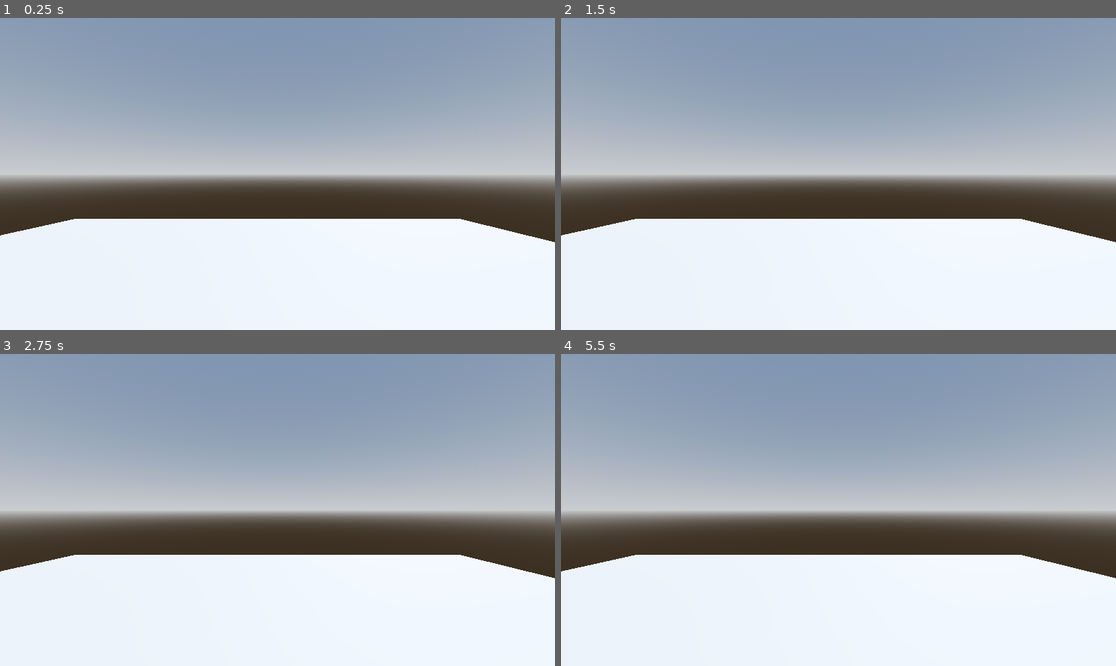
Above: before the commit, frames 1-4 (two rows, left to right).
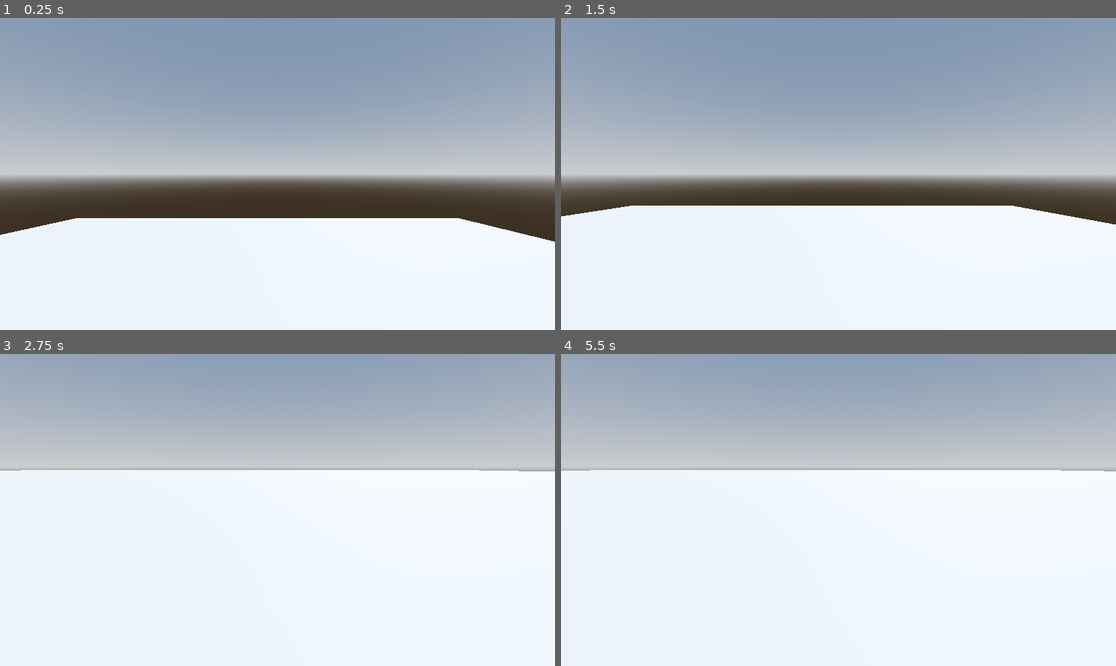
Above: after the commit, the same moments.

Repository: Riley2512/Food-Runner-
Game: Godot game, scene res://3DLevel.tscn
Two runs of this game, one before a commit and one after it. Both use one fixed random seed, a clock stepped at 60 frames per second and the inputs below.
Inputs (mouse positions are in pixels of both pictures, inside the frame that each line leads up to):
- Up to frame 1 (0.25 s): no input
- Up to frame 2 (1.5 s): tap Enter (ui_accept) at 0.5, 0.77 s; move the mouse to (960, 158) at 0.52 s; hold R (move_right) 0.53-1.28 s; tap Z at 0.6, 1.35 s; click (960, 158) at 0.67 s; move the mouse to (727, 189) at 1.27 s; hold S (move_back) from 1.28 s (still down); click (727, 189) at 1.42 s
- Up to frame 3 (2.75 s): tap Enter (ui_accept) at 1.52 s; move the mouse to (333, 441) at 2.02 s; release S (move_back) at 2.03 s; hold R (move_right) from 2.03 s (still down); tap Z at 2.1 s; click (333, 441) at 2.17 s
- Up to frame 4 (5.5 s): move the mouse to (810, 572) at 2.77 s; release R (move_right) at 2.78 s; hold W (move_forward) 2.78-3.53 s; tap Z every 0.75 s from 2.85 to 5.1 s; click (810, 572) at 2.92 s; tap Enter (ui_accept) at 3.02, 3.5, 3.77, 4.25, 4.52, 5 s; move the mouse to (1005, 556) at 3.52 s; hold A (move_left) 3.53-5.03 s; click (1005, 556) at 3.67 s; move the mouse to (672, 463) at 4.27 s; click (672, 463) at 4.42 s; move the mouse to (866, 510) at 5.02 s; hold S (move_back) from 5.03 s (still down); click (866, 510) at 5.17 s

The runs differ from the first frame. In frame 1, 0.2% of the frame differs, in the area x 0-100%, y 64-72%; in frame 2, 4.4%; in frame 3, 45%; in frame 4, 45%, in the area x 0-100%, y 16-72%.
Error before the commit: Parse Error: Function "get_camera" has the same name as a previously declared function. (res://Player.gd:107)

Commit message:
just made jump lookigna round and fixing movement with my code for my 3d game food runner

Diff:
--- a/player.gd
+++ b/player.gd
@@ -5,58 +5,52 @@
 @onready var camera: Camera3D = $Neck/Camera3D
 
 # --- Movement ---
-const WALK_SPEED  = 5.0
-const JUMP_FORCE  = 5.0
-const GRAVITY     = 9.8
+const WALK_SPEED    = 10.0
+const JUMP_FORCE    = 5.0
+const GRAVITY       = 9.8
+const ACCEL         = 15.0
+const DECEL         = 20.0
 
 # --- Mouse Look ---
 const MOUSE_SENSITIVITY = 0.002
 var is_looking := false
 
-# --- Camera Zoom ---
-const ZOOM_MIN    = 0.0   # First person
-const ZOOM_MAX    = 6.0   # Max third person distance
-const ZOOM_STEP   = 0.5
-var zoom_distance := 0.0
+# --- Camera Modes ---
+const FOV_FIRST     = 75.0
+const FOV_THIRD     = 65.0
 
+# First person: inside the head
+const CAM_FIRST_POS = Vector3(0, 0, 0)
+const CAM_FIRST_ROT = Vector3(0, 0, 0)
+
+# Third person: pull back and up behind player
+const CAM_THIRD_POS = Vector3(0, 1.5, 4.0)
+const CAM_THIRD_ROT = Vector3(-10, 0, 0)  # slight downward angle
+
+var is_third_person := false
 
 func _ready() -> void:
-	_apply_zoom()
-
+	Input.set_mouse_mode(Input.MOUSE_MODE_VISIBLE)
+	_apply_camera_mode()
 
 func _unhandled_input(event: InputEvent) -> void:
-	# Right-click to look
+	# --- Z to toggle first / third person ---
+	if event is InputEventKey and event.pressed and event.keycode == KEY_Z:
+		is_third_person = !is_third_person
+		_apply_camera_mode()
+
+	# --- Right-click to look ---
 	if event is InputEventMouseButton and event.button_index == MOUSE_BUTTON_RIGHT:
 		is_looking = event.pressed
 		Input.set_mouse_mode(
 			Input.MOUSE_MODE_CAPTURED if is_looking else Input.MOUSE_MODE_VISIBLE
 		)
 
-	# Mouse look
+	# --- Mouse look ---
 	if event is InputEventMouseMotion and is_looking:
 		rotate_y(-event.relative.x * MOUSE_SENSITIVITY)
 		neck.rotate_x(-event.relative.y * MOUSE_SENSITIVITY)
 		neck.rotation.x = clamp(neck.rotation.x, deg_to_rad(-80), deg_to_rad(80))
-
-	# Scroll wheel zoom
-	if event is InputEventMouseButton:
-		if event.button_index == MOUSE_BUTTON_WHEEL_DOWN:
-			zoom_distance = clamp(zoom_distance + ZOOM_STEP, ZOOM_MIN, ZOOM_MAX)
-			_apply_zoom()
-		elif event.button_index == MOUSE_BUTTON_WHEEL_UP:
-			zoom_distance = clamp(zoom_distance - ZOOM_STEP, ZOOM_MIN, ZOOM_MAX)
-			_apply_zoom()
-
-
-func _apply_zoom() -> void:
-	# Slide camera back along local Z
-	camera.position.z = zoom_distance
-
-	# Hide body mesh in first person, show in third person
-	var mesh := get_node_or_null("MeshInstance3D")
-	if mesh:
-		mesh.visible = zoom_distance > 0.2
-
 
 func _physics_process(delta: float) -> void:
 	# Gravity
@@ -67,43 +61,42 @@
 	if Input.is_action_just_pressed("ui_accept") and is_on_floor():
 		velocity.y = JUMP_FORCE
 
-	# WASD
-	var input_dir := Vector2(
-		Input.get_axis("move_left", "move_right"),
-		Input.get_axis("move_forward", "move_back")
-	)
-	var direction := (transform.basis * Vector3(input_dir.x, 0, input_dir.y)).normalized()
-	velocity.x = direction.x * WALK_SPEED
-	velocity.z = direction.z * WALK_SPEED
+	# WASD + Arrows
+	var move_x := Input.get_axis("move_left",    "move_right")
+	var move_z := Input.get_axis("move_forward", "move_back")
+
+	var forward := Vector3(-transform.basis.z.x, 0, -transform.basis.z.z).normalized()
+	var right   := Vector3( transform.basis.x.x, 0,  transform.basis.x.z).normalized()
+
+	var direction := (right * move_x - forward * move_z).normalized()
+
+	if direction != Vector3.ZERO:
+		velocity.x = move_toward(velocity.x, direction.x * WALK_SPEED, ACCEL * delta)
+		velocity.z = move_toward(velocity.z, direction.z * WALK_SPEED, ACCEL * delta)
+	else:
+		velocity.x = move_toward(velocity.x, 0.0, DECEL * delta)
+		velocity.z = move_toward(velocity.z, 0.0, DECEL * delta)
 
 	move_and_slide()
 
-
-# --- Hooks for other systems ---
-func get_camera() -> Camera3D:
-	return camera
-
-func get_look_direction() -> Vector3:
-	return -camera.global_transform.basis.z
-
-func is_first_person() -> bool:
-	return zoom_distance <= 0.2
-	velocity.z = direction.z * WALK_SPEED
-
-	move_and_slide()
-
-
-# --- Switch camera position & FOV ---
 func _apply_camera_mode() -> void:
 	if is_third_person:
+		# Reparent camera to CharacterBody3D so it sits behind the whole body
+		if camera.get_parent() == neck:
+			neck.remove_child(camera)
+			add_child(camera)
 		camera.position = CAM_THIRD_POS
+		camera.rotation_degrees = CAM_THIRD_ROT
 		camera.fov = FOV_THIRD
 	else:
+		# Reparent camera back into neck for first person
+		if camera.get_parent() == self:
+			remove_child(camera)
+			neck.add_child(camera)
 		camera.position = CAM_FIRST_POS
+		camera.rotation_degrees = CAM_FIRST_ROT
 		camera.fov = FOV_FIRST
 
-
-# --- Hooks for other systems ---
 func get_camera() -> Camera3D:
 	return camera
 
--- a/player.tscn
+++ b/player.tscn
@@ -9,14 +9,14 @@
 [node name="Player" type="CharacterBody3D" unique_id=1634934411]
 script = ExtResource("1_4flbx")
 
+[node name="Neck" type="Node3D" parent="." unique_id=341814558]
+transform = Transform3D(1, 0, 0, 0, 1, 0, 0, 0, 1, 0, 0.6795038, 0)
+
+[node name="Camera3D" type="Camera3D" parent="Neck" unique_id=564746162]
+
 [node name="CollisionShape3D" type="CollisionShape3D" parent="." unique_id=1952609186]
 transform = Transform3D(1, 0, 0, 0, 0.99999994, 0, 0, 0, 0.99999994, 0, 0, 0)
 shape = SubResource("CapsuleShape3D_4flbx")
 
 [node name="MeshInstance3D" type="MeshInstance3D" parent="." unique_id=2096329948]
 mesh = SubResource("CapsuleMesh_d84xi")
-
-[node name="Neck" type="Node3D" parent="." unique_id=341814558]
-transform = Transform3D(1, 0, 0, 0, 1, 0, 0, 0, 1, 0, 0.6795038, 0)
-
-[node name="Camera3D" type="Camera3D" parent="Neck" unique_id=564746162]
--- a/project.godot
+++ b/project.godot
@@ -20,21 +20,25 @@
 move_forward={
 "deadzone": 0.2,
 "events": [Object(InputEventKey,"resource_local_to_scene":false,"resource_name":"","device":-1,"window_id":0,"alt_press …(192 unchanged characters)…
+, Object(InputEventKey,"resource_local_to_scene":false,"resource_name":"","device":-1,"window_id":0,"alt_pressed":false,"shift_pressed":false,"ctrl_pressed":false,"meta_pressed":false,"pressed":false,"keycode":0,"physical_keycode":4194320,"key_label":0,"unicode":0,"location":0,"echo":false,"script":null)
 ]
 }
 move_left={
 "deadzone": 0.2,
 "events": [Object(InputEventKey,"resource_local_to_scene":false,"resource_name":"","device":-1,"window_id":0,"alt_press …(191 unchanged characters)…
+, Object(InputEventKey,"resource_local_to_scene":false,"resource_name":"","device":-1,"window_id":0,"alt_pressed":false,"shift_pressed":false,"ctrl_pressed":false,"meta_pressed":false,"pressed":false,"keycode":0,"physical_keycode":4194319,"key_label":0,"unicode":0,"location":0,"echo":false,"script":null)
 ]
 }
 move_right={
 "deadzone": 0.2,
 "events": [Object(InputEventKey,"resource_local_to_scene":false,"resource_name":"","device":-1,"window_id":0,"alt_press …(192 unchanged characters)…
+, Object(InputEventKey,"resource_local_to_scene":false,"resource_name":"","device":-1,"window_id":0,"alt_pressed":false,"shift_pressed":false,"ctrl_pressed":false,"meta_pressed":false,"pressed":false,"keycode":0,"physical_keycode":4194321,"key_label":0,"unicode":0,"location":0,"echo":false,"script":null)
 ]
 }
 move_back={
 "deadzone": 0.2,
 "events": [Object(InputEventKey,"resource_local_to_scene":false,"resource_name":"","device":-1,"window_id":0,"alt_press …(192 unchanged characters)…
+, Object(InputEventKey,"resource_local_to_scene":false,"resource_name":"","device":-1,"window_id":0,"alt_pressed":false,"shift_pressed":false,"ctrl_pressed":false,"meta_pressed":false,"pressed":false,"keycode":0,"physical_keycode":4194322,"key_label":0,"unicode":0,"location":0,"echo":false,"script":null)
 ]
 }
 
Not shown, changed: player.gd.uid
Not shown: 1 places in player.tscn that only renumber resources
